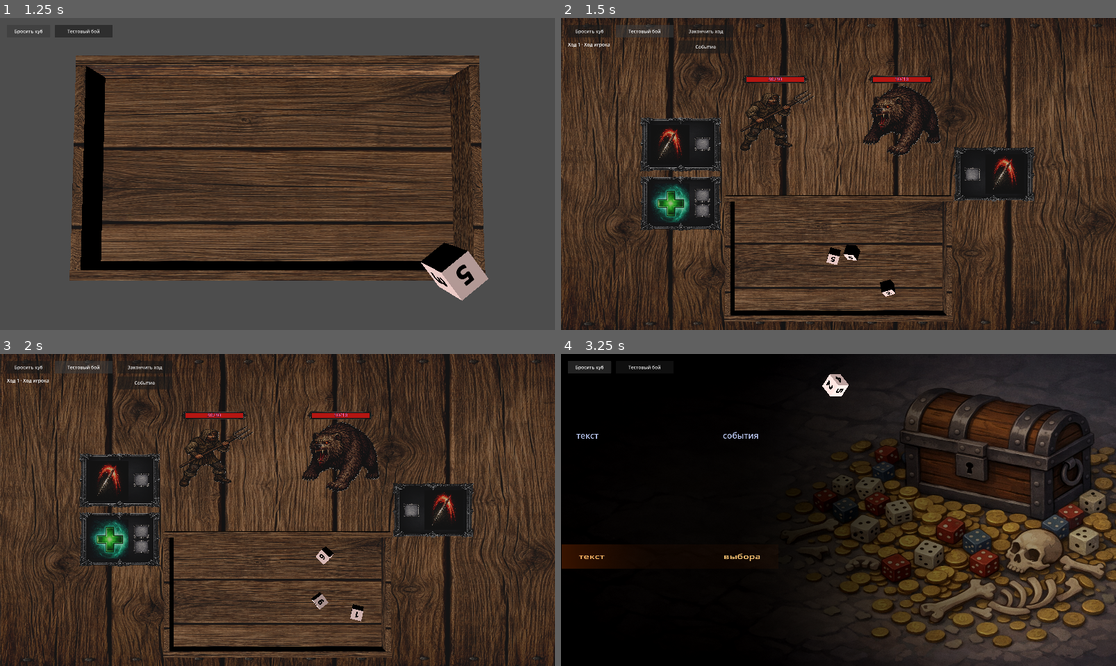
Above: before the commit, frames 1-4 (two rows, left to right).
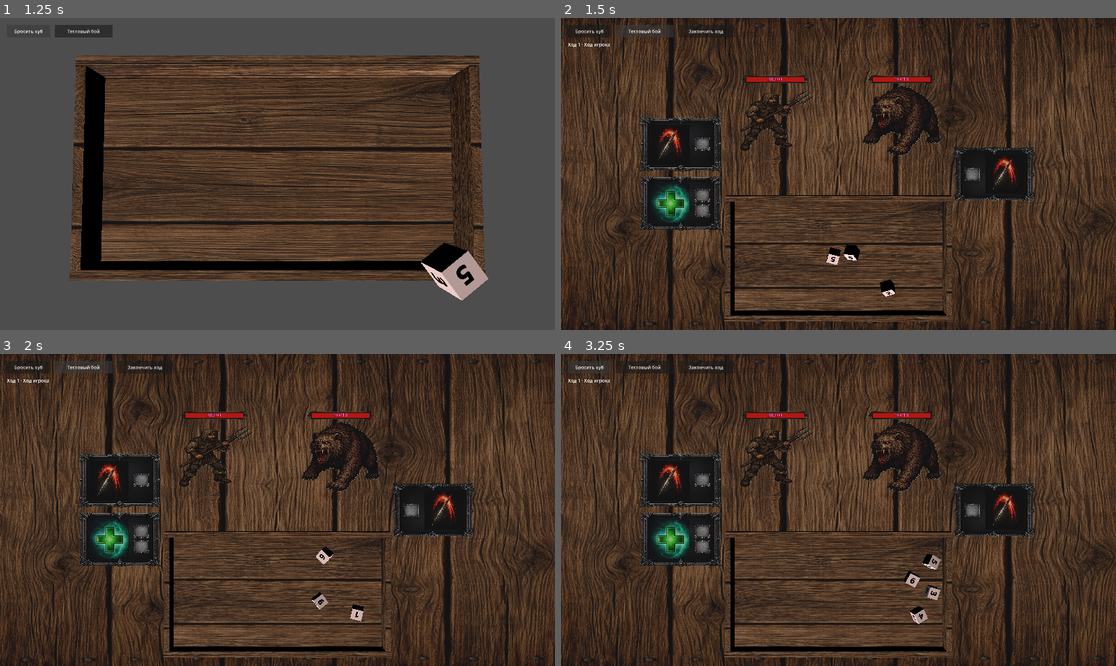
Above: after the commit, the same moments.

Repository: olegbogai-web/dicegame
Game: Godot game, scene res://scenes/board.tscn
Same seed, same stepped clock (60 frames per second), same inputs: the game is played once before the commit and once after it.
Inputs (mouse positions are in pixels of both pictures, inside the frame that each line leads up to):
- Up to frame 1 (1.25 s): click "Бросить куб" at 0.5 s
- Up to frame 2 (1.5 s): click "Тестовый бой" at 1.25 s
- Up to frame 3 (2 s): no input
- Up to frame 4 (3.25 s): click (705, 382) at 2 s, where only the run before the commit has a clickable "Событие"; click "Бросить куб" at 2.75 s

Frame 1 is identical in both runs. In frame 2, 0.2% of the frame differs, in the area x 21-31%, y 7-12%; in frame 3, 0.2%; in frame 4, 77%, in the area x 0-100%, y 0-100%.

Commit message:
Revert "Add standalone Event Room scene and test chest event flow"

Diff:
--- a/content/events/definitions/choices/dice_hit_first.tres
+++ /dev/null
@@ -1,47 +0,0 @@
-[gd_resource type="Resource" script_class="DiceDefinition" format=3]
-
-[ext_resource type="Script" path="res://content/dice/resources/dice_definition.gd" id="1_def"]
-[ext_resource type="Script" path="res://content/dice/resources/dice_face_definition.gd" id="2_face"]
-
-[sub_resource type="Resource" id="Face1"]
-script = ExtResource("2_face")
-text_value = "green"
-overlay_tint = Color(0.16470589, 0.65882355, 0.23921569, 1)
-text_color = Color(0.84313726, 1, 0.8627451, 1)
-
-[sub_resource type="Resource" id="Face2"]
-script = ExtResource("2_face")
-text_value = "green"
-overlay_tint = Color(0.16470589, 0.65882355, 0.23921569, 1)
-text_color = Color(0.84313726, 1, 0.8627451, 1)
-
-[sub_resource type="Resource" id="Face3"]
-script = ExtResource("2_face")
-text_value = "yellow"
-overlay_tint = Color(0.9137255, 0.70980394, 0.18431373, 1)
-text_color = Color(1, 0.9647059, 0.76862746, 1)
-
-[sub_resource type="Resource" id="Face4"]
-script = ExtResource("2_face")
-text_value = "yellow"
-overlay_tint = Color(0.9137255, 0.70980394, 0.18431373, 1)
-text_color = Color(1, 0.9647059, 0.76862746, 1)
-
-[sub_resource type="Resource" id="Face5"]
-script = ExtResource("2_face")
-text_value = "yellow"
-overlay_tint = Color(0.9137255, 0.70980394, 0.18431373, 1)
-text_color = Color(1, 0.9647059, 0.76862746, 1)
-
-[sub_resource type="Resource" id="Face6"]
-script = ExtResource("2_face")
-text_value = "yellow"
-overlay_tint = Color(0.9137255, 0.70980394, 0.18431373, 1)
-text_color = Color(1, 0.9647059, 0.76862746, 1)
-
-[resource]
-script = ExtResource("1_def")
-dice_name = "event_hit_first"
-size_multiplier = Vector3(2.7, 2.7, 2.7)
-base_color = Color(0.98, 0.95, 0.9, 1)
-faces = Array[ExtResource("2_face")]([SubResource("Face1"), SubResource("Face2"), SubResource("Face3"), SubResource("Face4"), SubResource("Face5"), SubResource("Face6")])
--- a/content/events/definitions/choices/dice_open_chest.tres
+++ /dev/null
@@ -1,47 +0,0 @@
-[gd_resource type="Resource" script_class="DiceDefinition" format=3]
-
-[ext_resource type="Script" path="res://content/dice/resources/dice_definition.gd" id="1_def"]
-[ext_resource type="Script" path="res://content/dice/resources/dice_face_definition.gd" id="2_face"]
-
-[sub_resource type="Resource" id="Face1"]
-script = ExtResource("2_face")
-text_value = "green"
-text_color = Color(0.84313726, 1, 0.8627451, 1)
-overlay_tint = Color(0.16470589, 0.65882355, 0.23921569, 1)
-
-[sub_resource type="Resource" id="Face2"]
-script = ExtResource("2_face")
-text_value = "green"
-text_color = Color(0.84313726, 1, 0.8627451, 1)
-overlay_tint = Color(0.16470589, 0.65882355, 0.23921569, 1)
-
-[sub_resource type="Resource" id="Face3"]
-script = ExtResource("2_face")
-text_value = "green"
-text_color = Color(0.84313726, 1, 0.8627451, 1)
-overlay_tint = Color(0.16470589, 0.65882355, 0.23921569, 1)
-
-[sub_resource type="Resource" id="Face4"]
-script = ExtResource("2_face")
-text_value = "green"
-text_color = Color(0.84313726, 1, 0.8627451, 1)
-overlay_tint = Color(0.16470589, 0.65882355, 0.23921569, 1)
-
-[sub_resource type="Resource" id="Face5"]
-script = ExtResource("2_face")
-text_value = "yellow"
-text_color = Color(1, 0.9647059, 0.76862746, 1)
-overlay_tint = Color(0.9137255, 0.70980394, 0.18431373, 1)
-
-[sub_resource type="Resource" id="Face6"]
-script = ExtResource("2_face")
-text_value = "red"
-text_color = Color(1, 0.8745098, 0.8745098, 1)
-overlay_tint = Color(0.76862746, 0.20392157, 0.20392157, 1)
-
-[resource]
-script = ExtResource("1_def")
-dice_name = "event_open_chest"
-size_multiplier = Vector3(2.7, 2.7, 2.7)
-base_color = Color(0.98, 0.95, 0.9, 1)
-faces = Array[ExtResource("2_face")]([SubResource("Face1"), SubResource("Face2"), SubResource("Face3"), SubResource("Face4"), SubResource("Face5"), SubResource("Face6")])
--- a/content/events/definitions/choices/dice_walk_away.tres
+++ /dev/null
@@ -1,47 +0,0 @@
-[gd_resource type="Resource" script_class="DiceDefinition" format=3]
-
-[ext_resource type="Script" path="res://content/dice/resources/dice_definition.gd" id="1_def"]
-[ext_resource type="Script" path="res://content/dice/resources/dice_face_definition.gd" id="2_face"]
-
-[sub_resource type="Resource" id="Face1"]
-script = ExtResource("2_face")
-text_value = "green"
-overlay_tint = Color(0.16470589, 0.65882355, 0.23921569, 1)
-text_color = Color(0.84313726, 1, 0.8627451, 1)
-
-[sub_resource type="Resource" id="Face2"]
-script = ExtResource("2_face")
-text_value = "yellow"
-overlay_tint = Color(0.9137255, 0.70980394, 0.18431373, 1)
-text_color = Color(1, 0.9647059, 0.76862746, 1)
-
-[sub_resource type="Resource" id="Face3"]
-script = ExtResource("2_face")
-text_value = "yellow"
-overlay_tint = Color(0.9137255, 0.70980394, 0.18431373, 1)
-text_color = Color(1, 0.9647059, 0.76862746, 1)
-
-[sub_resource type="Resource" id="Face4"]
-script = ExtResource("2_face")
-text_value = "yellow"
-overlay_tint = Color(0.9137255, 0.70980394, 0.18431373, 1)
-text_color = Color(1, 0.9647059, 0.76862746, 1)
-
-[sub_resource type="Resource" id="Face5"]
-script = ExtResource("2_face")
-text_value = "yellow"
-overlay_tint = Color(0.9137255, 0.70980394, 0.18431373, 1)
-text_color = Color(1, 0.9647059, 0.76862746, 1)
-
-[sub_resource type="Resource" id="Face6"]
-script = ExtResource("2_face")
-text_value = "yellow"
-overlay_tint = Color(0.9137255, 0.70980394, 0.18431373, 1)
-text_color = Color(1, 0.9647059, 0.76862746, 1)
-
-[resource]
-script = ExtResource("1_def")
-dice_name = "event_walk_away"
-size_multiplier = Vector3(2.7, 2.7, 2.7)
-base_color = Color(0.98, 0.95, 0.9, 1)
-faces = Array[ExtResource("2_face")]([SubResource("Face1"), SubResource("Face2"), SubResource("Face3"), SubResource("Face4"), SubResource("Face5"), SubResource("Face6")])
--- a/content/events/definitions/choices/test_hit_choice.tres
+++ /dev/null
@@ -1,29 +0,0 @@
-[gd_resource type="Resource" script_class="EventChoiceDefinition" format=3]
-
-[ext_resource type="Script" path="res://content/events/resources/event_choice_definition.gd" id="1_choice"]
-[ext_resource type="Script" path="res://content/events/resources/event_outcome_definition.gd" id="2_outcome"]
-[ext_resource type="Resource" path="res://content/events/definitions/choices/dice_hit_first.tres" id="3_dice"]
-
-[sub_resource type="Resource" id="OutcomeGreen"]
-script = ExtResource("2_outcome")
-color_id = "green"
-result_text = "получите сокровище"
-
-[sub_resource type="Resource" id="OutcomeYellow"]
-script = ExtResource("2_outcome")
-color_id = "yellow"
-result_text = "сундук разбит. И содержимое вместе с ним. Возможно, до конца своих дней вы не узнаете, был ли это мимик или вам просто померещилось."
-
-[sub_resource type="Resource" id="OutcomeRed"]
-script = ExtResource("2_outcome")
-color_id = "red"
-result_text = "ничего не произошло"
-
-[resource]
-script = ExtResource("1_choice")
-choice_id = "hit_first"
-choice_text = "Сначала ударить по нему"
-dice_definition = ExtResource("3_dice")
-positive_outcome = SubResource("OutcomeGreen")
-neutral_outcome = SubResource("OutcomeYellow")
-negative_outcome = SubResource("OutcomeRed")
--- a/content/events/definitions/choices/test_open_choice.tres
+++ /dev/null
@@ -1,29 +0,0 @@
-[gd_resource type="Resource" script_class="EventChoiceDefinition" format=3]
-
-[ext_resource type="Script" path="res://content/events/resources/event_choice_definition.gd" id="1_choice"]
-[ext_resource type="Script" path="res://content/events/resources/event_outcome_definition.gd" id="2_outcome"]
-[ext_resource type="Resource" path="res://content/events/definitions/choices/dice_open_chest.tres" id="3_dice"]
-
-[sub_resource type="Resource" id="OutcomeGreen"]
-script = ExtResource("2_outcome")
-color_id = "green"
-result_text = "получите сокровище"
-
-[sub_resource type="Resource" id="OutcomeYellow"]
-script = ExtResource("2_outcome")
-color_id = "yellow"
-result_text = "сундук пуст"
-
-[sub_resource type="Resource" id="OutcomeRed"]
-script = ExtResource("2_outcome")
-color_id = "red"
-result_text = "это мимик!"
-
-[resource]
-script = ExtResource("1_choice")
-choice_id = "open"
-choice_text = "Открыть"
-dice_definition = ExtResource("3_dice")
-positive_outcome = SubResource("OutcomeGreen")
-neutral_outcome = SubResource("OutcomeYellow")
-negative_outcome = SubResource("OutcomeRed")
--- a/content/events/definitions/choices/test_walk_choice.tres
+++ /dev/null
@@ -1,29 +0,0 @@
-[gd_resource type="Resource" script_class="EventChoiceDefinition" format=3]
-
-[ext_resource type="Script" path="res://content/events/resources/event_choice_definition.gd" id="1_choice"]
-[ext_resource type="Script" path="res://content/events/resources/event_outcome_definition.gd" id="2_outcome"]
-[ext_resource type="Resource" path="res://content/events/definitions/choices/dice_walk_away.tres" id="3_dice"]
-
-[sub_resource type="Resource" id="OutcomeGreen"]
-script = ExtResource("2_outcome")
-color_id = "green"
-result_text = "вам улыбнулась удача"
-
-[sub_resource type="Resource" id="OutcomeYellow"]
-script = ExtResource("2_outcome")
-color_id = "yellow"
-result_text = "ничего не произошло"
-
-[sub_resource type="Resource" id="OutcomeRed"]
-script = ExtResource("2_outcome")
-color_id = "red"
-result_text = "ничего не произошло"
-
-[resource]
-script = ExtResource("1_choice")
-choice_id = "walk_away"
-choice_text = "Пройти мимо"
-dice_definition = ExtResource("3_dice")
-positive_outcome = SubResource("OutcomeGreen")
-neutral_outcome = SubResource("OutcomeYellow")
-negative_outcome = SubResource("OutcomeRed")
--- a/content/events/definitions/events/test_event.tres
+++ /dev/null
@@ -1,15 +0,0 @@
-[gd_resource type="Resource" script_class="EventDefinition" format=3]
-
-[ext_resource type="Script" path="res://content/events/resources/event_definition.gd" id="1_event"]
-[ext_resource type="Texture2D" path="res://assets/events/chess-govnes.png" id="2_bg"]
-[ext_resource type="Resource" path="res://content/events/definitions/choices/test_open_choice.tres" id="3_choice"]
-[ext_resource type="Resource" path="res://content/events/definitions/choices/test_hit_choice.tres" id="4_choice"]
-[ext_resource type="Resource" path="res://content/events/definitions/choices/test_walk_choice.tres" id="5_choice"]
-
-[resource]
-script = ExtResource("1_event")
-event_id = "test_event"
-display_name = "Тестовое событие"
-background_texture = ExtResource("2_bg")
-event_text = "текст события текст события текст события текст события текст события текст события текст события Открыть сундук?"
-choices = Array[ExtResource("3_choice"), ExtResource("4_choice"), ExtResource("5_choice")]
--- a/content/events/resources/event_choice_definition.gd
+++ /dev/null
@@ -1,23 +0,0 @@
-@tool
-extends Resource
-class_name EventChoiceDefinition
-
-@export var choice_id := ""
-@export var choice_text := ""
-@export var dice_definition: DiceDefinition
-@export var positive_outcome: EventOutcomeDefinition
-@export var neutral_outcome: EventOutcomeDefinition
-@export var negative_outcome: EventOutcomeDefinition
-@export var metadata: Dictionary = {}
-
-
-func get_outcome_by_color(color_id: String) -> EventOutcomeDefinition:
-	match color_id:
-		"green":
-			return positive_outcome
-		"yellow":
-			return neutral_outcome
-		"red":
-			return negative_outcome
-		_:
-			return null
--- a/content/events/resources/event_definition.gd
+++ /dev/null
@@ -1,10 +0,0 @@
-@tool
-extends Resource
-class_name EventDefinition
-
-@export var event_id := ""
-@export var display_name := ""
-@export var background_texture: Texture2D
-@export_multiline var event_text := ""
-@export var choices: Array[EventChoiceDefinition] = []
-@export var metadata: Dictionary = {}
--- a/content/events/resources/event_outcome_definition.gd
+++ /dev/null
@@ -1,7 +0,0 @@
-@tool
-extends Resource
-class_name EventOutcomeDefinition
-
-@export_enum("green", "yellow", "red") var color_id := "yellow"
-@export_multiline var result_text := ""
-@export var metadata: Dictionary = {}
--- a/scenes/battle_table.gd
+++ b/scenes/battle_table.gd
@@ -32,7 +32,6 @@
 @onready var _player_ability_template: MeshInstance3D = $ability_frame
 @onready var _monster_ability_template: MeshInstance3D = $ability_frame2
 @onready var _end_turn_button: Button = $UI/EndTurnButton
-@onready var _event_button: Button = $UI/EventButton
 @onready var _turn_status_label: Label = $UI/TurnStatusLabel
 
 var battle_room_data: BattleRoom
@@ -53,8 +52,6 @@
 	set_physics_process(true)
 	if _end_turn_button != null and not _end_turn_button.pressed.is_connected(_on_end_turn_button_pressed):
 		_end_turn_button.pressed.connect(_on_end_turn_button_pressed)
-	if _event_button != null and not _event_button.pressed.is_connected(_on_event_button_pressed):
-		_event_button.pressed.connect(_on_event_button_pressed)
 	if battle_room_data == null:
 		configure_from_battle_room(BattleRoomScript.create_test_battle_room())
 	else:
@@ -987,10 +984,6 @@
 	_advance_to_next_turn()
 
 
-func _on_event_button_pressed() -> void:
-	get_tree().change_scene_to_file("res://scenes/event_room.tscn")
-
-
 func _advance_to_next_turn() -> void:
 	if battle_room_data == null or _turn_transition_in_progress:
 		return
--- a/scenes/event_room.tscn
+++ b/scenes/event_room.tscn
@@ -4,8 +4,6 @@
 [ext_resource type="Texture2D" uid="uid://bxpuei70wl7q3" path="res://assets/events/chess-govnes.png" id="2_qvg7m"]
 [ext_resource type="Shader" uid="uid://bd34jl5c1gnfk" path="res://assets/shaders/orange_shader.gdshader" id="3_spmpp"]
 [ext_resource type="PackedScene" uid="uid://0ssqyi084mdh" path="res://scenes/board.tscn" id="4_m2rf8"]
-[ext_resource type="Script" path="res://scenes/scripts/event_room_controller.gd" id="5_controller"]
-[ext_resource type="Resource" path="res://content/events/definitions/events/test_event.tres" id="6_event"]
 
 [sub_resource type="ShaderMaterial" id="ShaderMaterial_6yyso"]
 render_priority = 0
@@ -23,16 +21,10 @@
 
 [sub_resource type="PlaneMesh" id="PlaneMesh_6yyso"]
 
-[sub_resource type="BoxShape3D" id="BoxShape3D_choice"]
-size = Vector3(1.0, 0.3, 1.0)
-
 [node name="Node3D" type="Node3D" unique_id=978277730]
-script = ExtResource("5_controller")
-event_definition = ExtResource("6_event")
 
 [node name="camera_event" type="Camera3D" parent="." unique_id=1850936957]
 transform = Transform3D(1, 0, 0, 0, -4.371139e-08, 1, 0, -1, -4.371139e-08, 0, 100, 0)
-current = true
 fov = 5.8
 
 [node name="DirectionalLight3D" type="DirectionalLight3D" parent="." unique_id=1305639632]
@@ -43,7 +35,7 @@
 pixel_size = 0.0025
 billboard = 1
 modulate = Color(0.72533303, 0.7739847, 0.93409675, 1)
-text = "текст события"
+text = "текст события текст события текст события текст события текст события текст события текст события текст события текст события текст события текст события текст события текст события текст события текст события текст события текст события текст события текст события текст события "
 horizontal_alignment = 3
 autowrap_mode = 3
 width = 700.0
@@ -58,17 +50,11 @@
 pixel_size = 0.007
 billboard = 1
 modulate = Color(1, 0.8039216, 0.48235294, 1)
-text = "текст выбора"
+text = "текст выбора события текст выбора события текст выбора события"
 outline_size = 4
 horizontal_alignment = 3
 autowrap_mode = 3
 width = 600.0
-
-[node name="click_hitbox" type="StaticBody3D" parent="choice_background"]
-transform = Transform3D(1, 0, 0, 0, 1, 0, 0, 0, 1, 0, 0, 0)
-
-[node name="collision" type="CollisionShape3D" parent="choice_background/click_hitbox"]
-shape = SubResource("BoxShape3D_choice")
 
 [node name="StaticBody3D" type="StaticBody3D" parent="." unique_id=734117236]
 transform = Transform3D(0.84, 0, 0, 0, 0.84, 0, 0, 0, 0.84, 9.05, 0.06, 5.05)
--- a/scenes/new_battle_table.tscn
+++ b/scenes/new_battle_table.tscn
@@ -199,13 +199,6 @@
 offset_bottom = 68.0
 text = "Закончить ход"
 
-[node name="EventButton" type="Button" parent="UI"]
-offset_left = 406.0
-offset_top = 78.0
-offset_right = 596.0
-offset_bottom = 122.0
-text = "Событие"
-
 [node name="TurnStatusLabel" type="Label" parent="UI" unique_id=151234003]
 offset_left = 24.0
 offset_top = 80.0
--- a/scenes/scripts/event_room_controller.gd
+++ /dev/null
@@ -1,203 +0,0 @@
-extends Node3D
-
-const Dice = preload("res://content/dice/dice.gd")
-const DiceThrowRequestScript = preload("res://content/dice/dice_throw_request.gd")
-
-@export var event_definition: EventDefinition
-@export var board_path: NodePath = ^"board"
-@export var event_text_path: NodePath = ^"text_event"
-@export var choice_template_path: NodePath = ^"choice_background"
-@export var background_path: NodePath = ^"background"
-@export_file("*.tscn") var fallback_scene_path := "res://scenes/new_battle_table.tscn"
-
-@onready var _board: BoardController = get_node_or_null(board_path)
-@onready var _event_text: Label3D = get_node_or_null(event_text_path)
-@onready var _choice_template: MeshInstance3D = get_node_or_null(choice_template_path)
-@onready var _background: MeshInstance3D = get_node_or_null(background_path)
-
-var _choice_entries: Array[Dictionary] = []
-var _active_dice: Dice
-var _initial_event_text_scale := Vector3.ONE
-var _initial_choice_scales: Array[Vector3] = []
-var _state := "await_choice"
-
-
-func _ready() -> void:
-	if event_definition == null:
-		push_warning("Event definition is not assigned for event_room.")
-		return
-	if _board != null:
-		var board_ui := _board.get_node_or_null(^"UI") as CanvasLayer
-		if board_ui != null:
-			board_ui.visible = false
-	if _event_text != null:
-		_initial_event_text_scale = _event_text.scale
-		_event_text.text = event_definition.event_text
-	_apply_background_texture()
-	_build_choice_views()
-
-
-func _unhandled_input(event: InputEvent) -> void:
-	if _state == "completed" and event.is_action_pressed("ui_accept"):
-		_return_to_fallback_scene()
-	if _state == "await_choice" and event is InputEventMouseButton:
-		var mouse_button_event := event as InputEventMouseButton
-		if mouse_button_event.button_index == MOUSE_BUTTON_LEFT and mouse_button_event.pressed:
-			_try_select_choice_from_mouse()
-
-
-func _build_choice_views() -> void:
-	if _choice_template == null:
-		return
-	_choice_entries.clear()
-	_initial_choice_scales.clear()
-
-	var choices := event_definition.choices
-	if choices.is_empty():
-		_choice_template.visible = false
-		return
-
-	var spacing := 0.8
-	var start_offset := -0.5 * spacing * float(max(choices.size() - 1, 0))
-	for index in choices.size():
-		var choice := choices[index]
-		if choice == null:
-			continue
-
-		var choice_node := _choice_template if index == 0 else _choice_template.duplicate() as MeshInstance3D
-		if index > 0:
-			choice_node.name = "choice_background_%d" % index
-			_choice_template.get_parent().add_child(choice_node)
-		var new_origin := choice_node.transform.origin
-		new_origin.z = _choice_template.transform.origin.z + start_offset + float(index) * spacing
-		choice_node.transform = Transform3D(choice_node.transform.basis, new_origin)
-		choice_node.visible = true
-
-		var text_choice := choice_node.get_node_or_null(^"text_choice") as Label3D
-		if text_choice != null:
-			text_choice.text = choice.choice_text
-
-		_initial_choice_scales.append(choice_node.scale)
-		_choice_entries.append({
-			"choice": choice,
-			"background": choice_node,
-			"text": text_choice,
-		})
-
-	if not _choice_entries.is_empty():
-		_choice_entries[0].get("background").input_ray_pickable = true
-		for entry in _choice_entries:
-			var background := entry.get("background") as MeshInstance3D
-			if background != null:
-				background.input_ray_pickable = true
-
-
-func _try_select_choice_from_mouse() -> void:
-	var viewport := get_viewport()
-	if viewport == null:
-		return
-	var camera := viewport.get_camera_3d()
-	if camera == null:
-		return
-	var mouse_pos := viewport.get_mouse_position()
-	var from := camera.project_ray_origin(mouse_pos)
-	var to := from + camera.project_ray_normal(mouse_pos) * 1000.0
-	var query := PhysicsRayQueryParameters3D.create(from, to)
-	var result := get_world_3d().direct_space_state.intersect_ray(query)
-	if result.is_empty():
-		return
-	var collider := result.get("collider") as Node
-	if collider == null:
-		return
-	for entry in _choice_entries:
-		var background := entry.get("background") as MeshInstance3D
-		if background == null:
-			continue
-		if collider == background or collider.is_ancestor_of(background) or background.is_ancestor_of(collider):
-			_start_choice_resolution(entry.get("choice") as EventChoiceDefinition)
-			return
-
-
-func _start_choice_resolution(choice: EventChoiceDefinition) -> void:
-	if choice == null or _state != "await_choice":
-		return
-	_state = "resolving"
-	await _collapse_event_view()
-	await _throw_and_wait_for_result(choice)
-
-
-func _collapse_event_view() -> void:
-	var tween := create_tween()
-	tween.set_parallel(true)
-	if _event_text != null:
-		tween.tween_property(_event_text, "scale:x", 0.02, 0.1)
-	for entry in _choice_entries:
-		var background := entry.get("background") as Node3D
-		var text_choice := entry.get("text") as Node3D
-		if background != null:
-			tween.tween_property(background, "scale:x", 0.02, 0.1)
-		if text_choice != null:
-			tween.tween_property(text_choice, "scale:x", 0.02, 0.1)
-	await tween.finished
-
-
-func _throw_and_wait_for_result(choice: EventChoiceDefinition) -> void:
-	if _board == null or choice.dice_definition == null:
-		_apply_outcome_text("Результат не определён.")
-		return
-
-	var request := DiceThrowRequestScript.create(_board.default_dice_scene)
-	request.extra_size_multiplier = Vector3(3.0, 3.0, 3.0)
-	request.metadata["definition"] = choice.dice_definition
-	var dice_list := _board.throw_dice([request])
-	if dice_list.is_empty() or not (dice_list[0] is Dice):
-		_apply_outcome_text("Результат не определён.")
-		return
-
-	_active_dice = dice_list[0] as Dice
-	await _await_dice_stop(_active_dice)
-	var top_face := _active_dice.get_top_face()
-	var color_id := "yellow"
-	if top_face != null and not top_face.text_value.is_empty():
-		color_id = top_face.text_value
-	_active_dice.queue_free()
-	_active_dice = null
-
-	var outcome := choice.get_outcome_by_color(color_id)
-	var result_text := outcome.result_text if outcome != null else "Результат не определён."
-	_apply_outcome_text(result_text)
-
-
-func _await_dice_stop(dice: Dice) -> void:
-	if dice == null:
-		return
-	while is_instance_valid(dice):
-		if dice.sleeping and dice.linear_velocity.length() < 0.05 and dice.angular_velocity.length() < 0.05:
-			return
-		await get_tree().physics_frame
-
-
-func _apply_outcome_text(result_text: String) -> void:
-	for entry in _choice_entries:
-		var background := entry.get("background") as MeshInstance3D
-		if background != null:
-			background.visible = false
-	if _event_text != null:
-		_event_text.text = result_text
-		_event_text.scale = _initial_event_text_scale
-	_state = "completed"
-
-
-func _apply_background_texture() -> void:
-	if _background == null or event_definition.background_texture == null:
-		return
-	var material := _background.material_override as ShaderMaterial
-	if material == null:
-		return
-	material.set_shader_parameter("background", event_definition.background_texture)
-
-
-func _return_to_fallback_scene() -> void:
-	if fallback_scene_path.is_empty():
-		return
-	get_tree().change_scene_to_file(fallback_scene_path)
